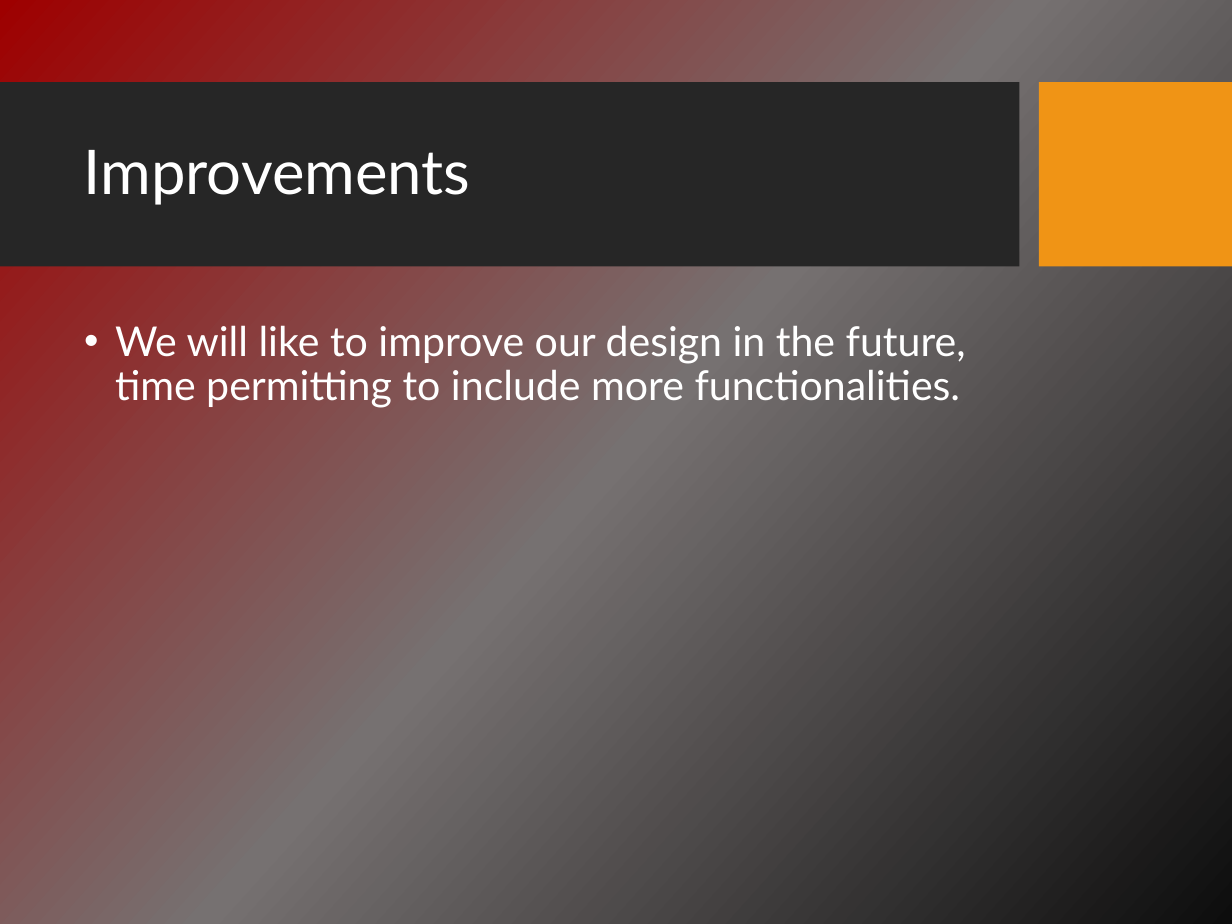
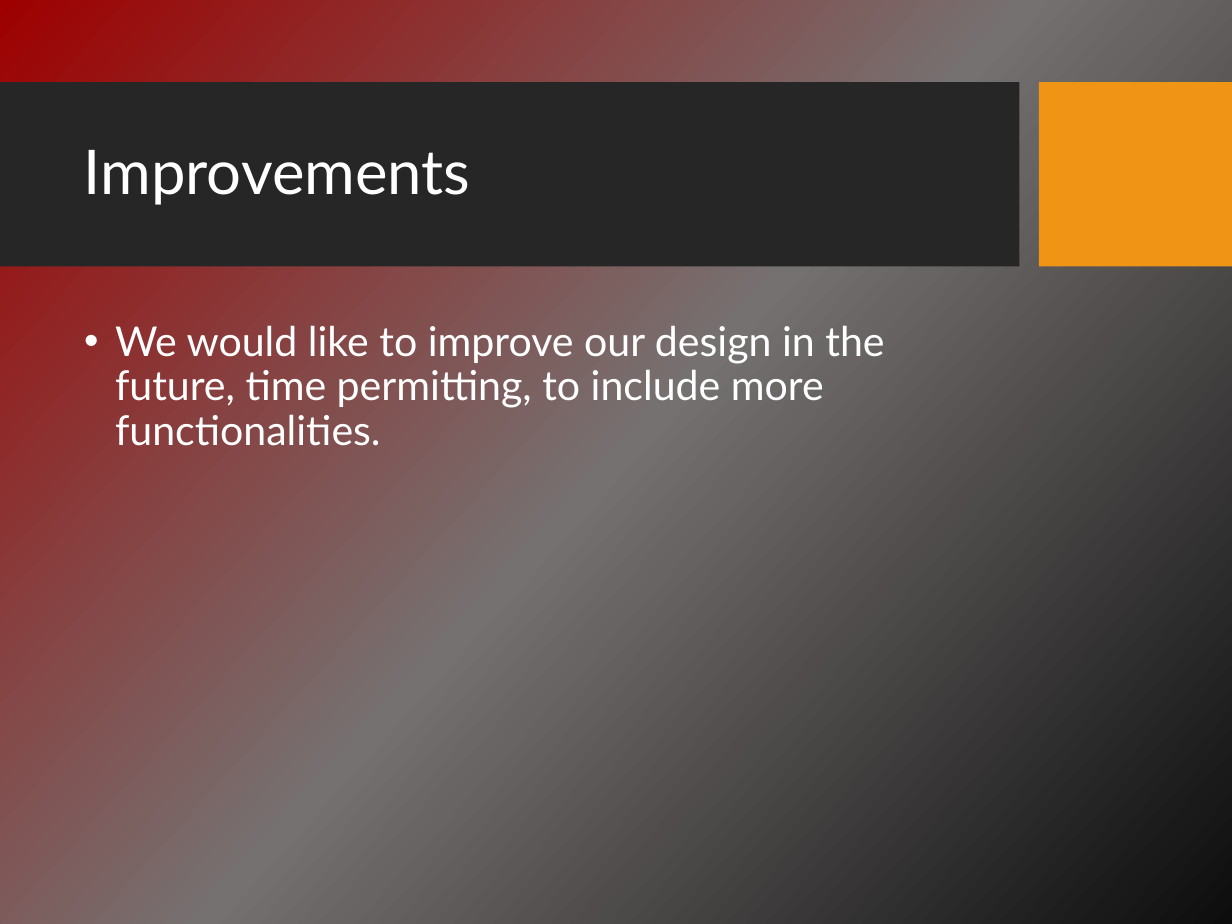
Before and after one commit to asmaalbarakati/Dayesda, a slide deck: slide 23 of Presentation.pptx. Drawn at 1232x924 pixels with LibreOffice and Linux fonts; fonts in the diff are those of the drawing; background and template pictures are left out. Boxes give left, top, right and bottom in pixels: in the first picture for what was removed or moved away, otherwise in the second. Text is boxed around its words. In the diff, an @@ line names an element or a change of style, - is before the commit and + after.

```diff
--- a/Presentation.pptx
+++ b/Presentation.pptx
@@ text at [115,325,884,446]: text changed @@
-• We will like to improve our design in the future, time permitting to include more functionalities.
+• We would like to improve our design in the future, time permitting, to include more functionalities.
```
Also in this commit, not shown: 5 other slides changed, 3 other files.
